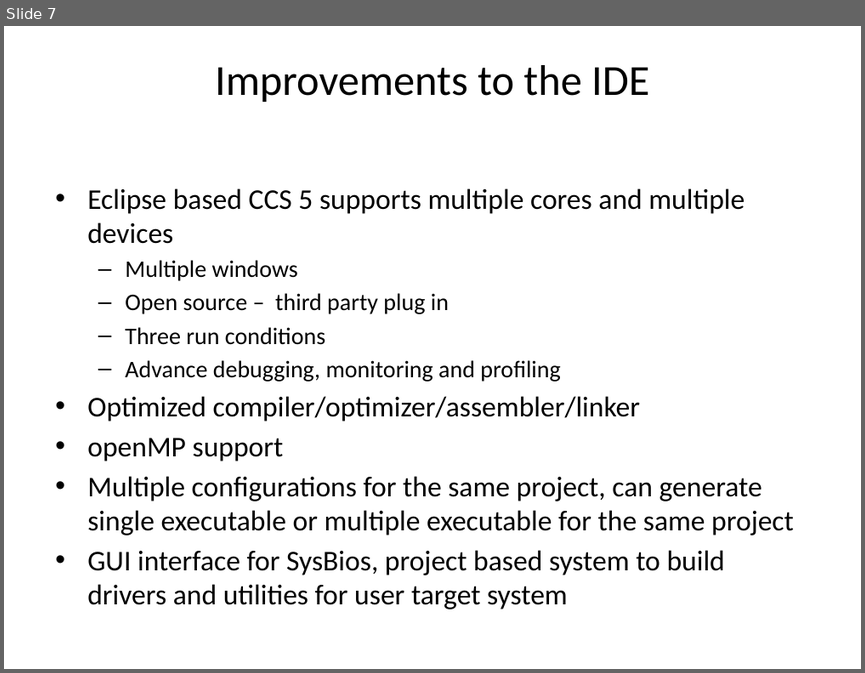
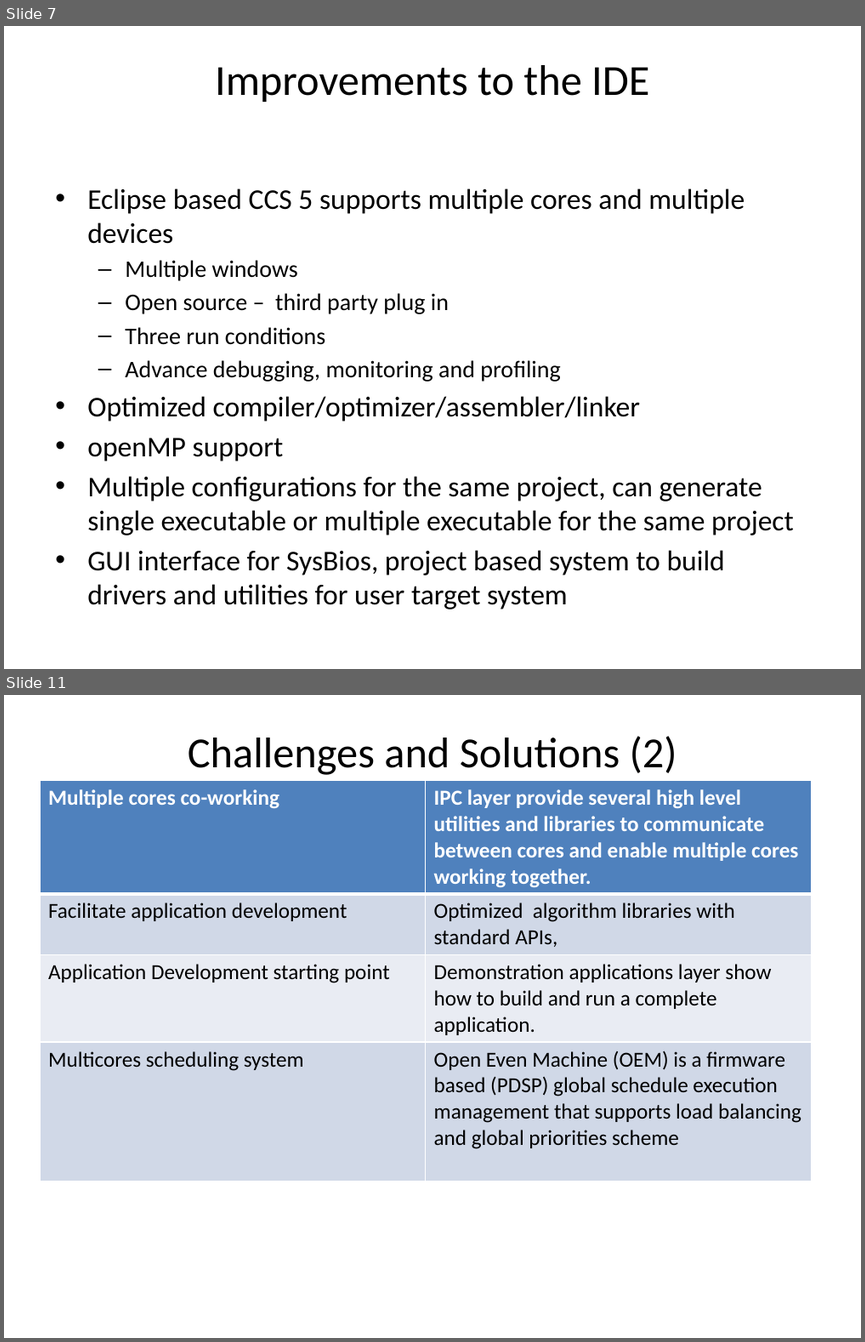
Before and after one commit to hari1989/keystone-workshop, a slide deck: preliminary/Introduction to KeyStone Software ECO.pptx. Shown one above the other, each under a label of ours: slide 7 before the commit, slides 7 and 11 after it; the slides between them are not shown. The pictures are 865x673 and 865x1342 pixels, drawn with LibreOffice and Linux fonts; fonts in the diff are those of the drawing. Boxes give left, top, right and bottom in pixels: in the first picture for what was removed or moved away, otherwise in the second. Text is boxed around its words. In the diff, an @@ line names an element or a change of style, - is before the commit and + after.

```diff
--- a/preliminary/Introduction to KeyStone Software ECO.pptx
+++ b/preliminary/Introduction to KeyStone Software ECO.pptx
@@ slide 11 added at <box>4,695,861,1338</box>, background #FFFFFF @@
@@ title added at <box>188,736,677,775</box>, 36 pt, text #000000 @@
+Challenges and Solutions (2)
@@ table added at <box>40,781,812,1174</box>, 4 rows, 2 columns @@
+Multiple cores co-working | IPC layer provide several high level utilities and libraries to communicate between cores and enable multiple cores working together.
+Facilitate application development | Optimized algorithm libraries with standard APIs,
+Application Development starting point | Demonstration applications layer show how to build and run a complete application.
+Multicores scheduling system | Open Even Machine (OEM) is a firmware based (PDSP) global schedule execution management that supports load balancing and global priorities scheme
```
Also in this commit, not shown: 1 slide changed, 10 other slides added, 1 slide removed.
